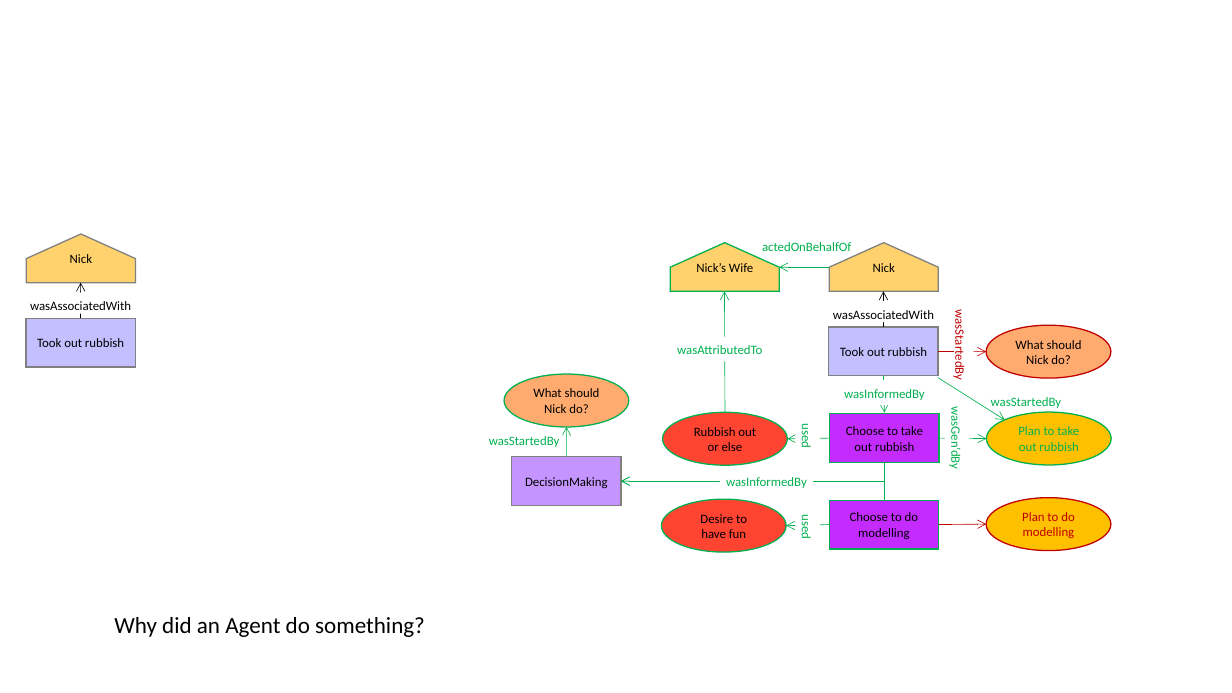
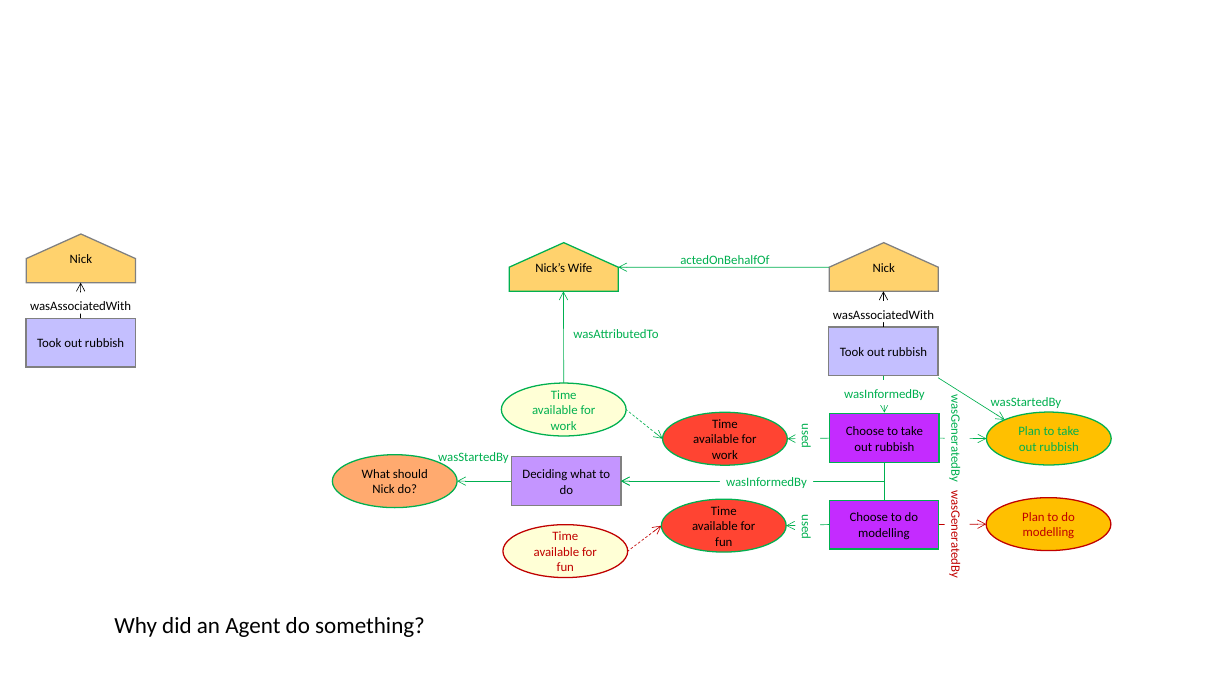
Before and after one commit to nicholascar/decprov-ont, a slide deck: slide 17 of images/diagrams.pptx. Drawn at 1232x693 pixels with LibreOffice and Linux fonts; fonts in the diff are those of the drawing. Boxes give left, top, right and bottom in pixels: in the first picture for what was removed or moved away, otherwise in the second. Text is boxed around its words. In the diff, an @@ line names an element or a change of style, - is before the commit and + after.

```diff
--- a/images/diagrams.pptx
+++ b/images/diagrams.pptx
@@ freeform shape "Nick’s Wife": place and size @@
-freeform shape "Nick’s Wife" at [670,243,779,292]
+freeform shape "Nick’s Wife" at [509,243,618,292]
@@ arrow moved from (829, 267) - (779, 267) to (829, 267) - (618, 267) @@
@@ text "actedOnBehalfOf" rewrapped from [762,242,851,251] to [680,255,769,268] @@
@@ arrow moved from (725, 291) - (726, 412) to (564, 291) - (564, 384) @@
@@ text "wasAttributedTo": place and size @@
-text "wasAttributedTo" at [677,345,762,354]
+text "wasAttributedTo" at [573,329,658,338]
@@ rectangle removed at [954,301,974,384] @@
-wasStartedBy
@@ ellipse removed at [986,325,1111,378] @@
-What should Nick do?
@@ arrow removed from (938, 351) to (986, 352) @@
@@ ellipse added at [502,384,627,436], fill #FFFFD6, outline #00B050 1 pt, 10 pt, text #00B050 @@
+Time available for work
@@ arrow added from (627, 409) to (663, 439), #00B050 0.5 pt dashed @@
@@ text in ellipse at [693,419,757,459]: text changed @@
-Rubbish out or else
+Time available for work
@@ text in rectangle at [948,402,964,480]: text changed @@
-wasGen’dBy
+wasGeneratedBy
@@ rectangle "wasStartedBy": place and size @@
-rectangle "wasStartedBy" at [480,427,563,446]
+rectangle "wasStartedBy" at [429,444,512,463]
@@ ellipse "What should Nick do?": place and size @@
-ellipse "What should Nick do?" at [505,374,629,427]
+ellipse "What should Nick do?" at [333,455,457,507]
@@ text in rectangle at [522,469,610,494]: text changed @@
-DecisionMaking
+Deciding what to do
@@ arrow moved from (567, 427) - (567, 457) to (457, 482) - (512, 482) @@
@@ text in ellipse at [692,506,756,546]: text changed @@
-Desire to have fun
+Time available for fun
@@ rectangle added at [945,507,970,562], fill #FFFFFF, 10 pt, text #C00000 @@
+wasGeneratedBy
@@ ellipse added at [503,525,628,578], fill #FFFFD6, outline #C00000 1 pt, 10 pt, text #C00000 @@
+Time available for fun
@@ arrow added from (628, 551) to (662, 526), #C00000 0.5 pt dashed @@
```
Also in this commit, not shown: 3 other files.
